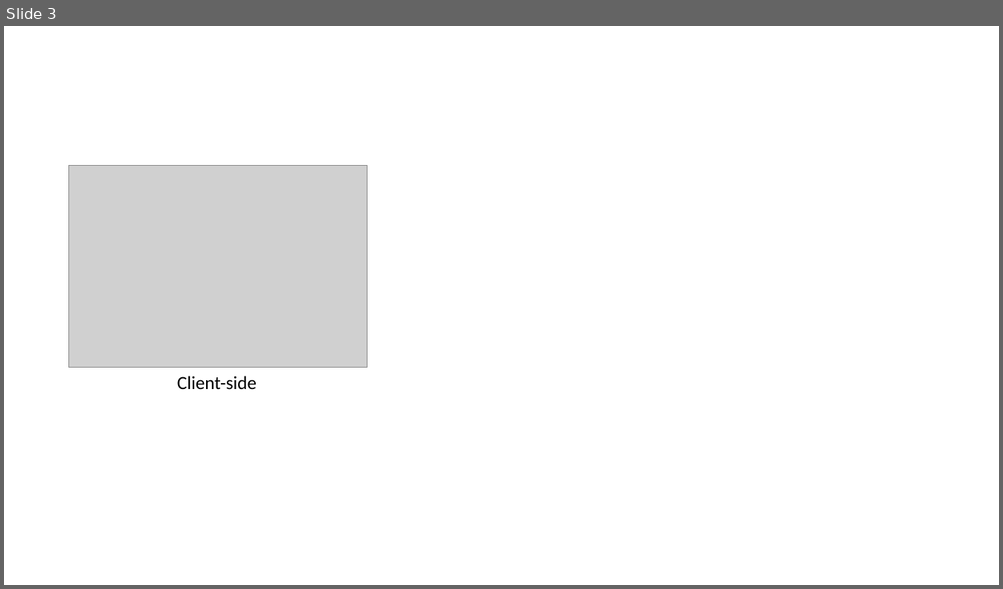
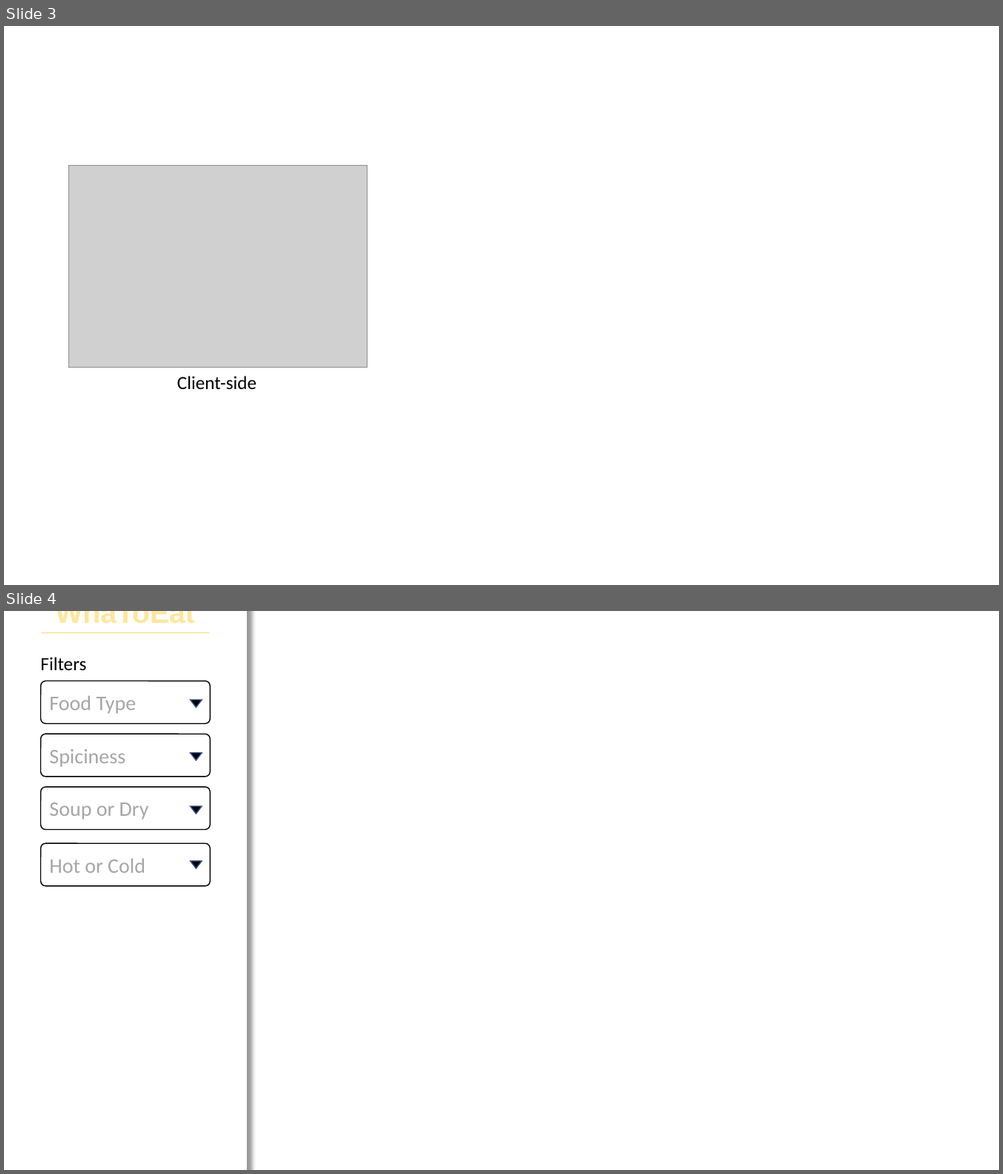
Before and after one commit to Zephyrtmh/WhatoEat, a slide deck: WhaToEat Concept.pptx. Shown one above the other, each under a label of ours: slide 3 before the commit, slides 3 and 4 after it. The pictures are 1003x589 and 1003x1174 pixels, drawn with LibreOffice and Linux fonts; fonts in the diff are those of the drawing; grey boxes stand for pictures. Boxes give left, top, right and bottom in pixels: in the first picture for what was removed or moved away, otherwise in the second. Text is boxed around its words. In the diff, an @@ line names an element or a change of style, - is before the commit and + after.

```diff
--- a/WhaToEat Concept.pptx
+++ b/WhaToEat Concept.pptx
@@ slide 4 added at [4, 611, 999, 1170], background #FFFFFF @@
@@ rectangle added at [4, 611, 247, 1170], fill #FFFFFF @@
@@ line added from (40, 632) to (210, 632), #FFD966 0.5 pt @@
@@ text added at [40, 657, 86, 671], 18 pt, text #000000 @@
+Filters
@@ rounded rectangle added at [40, 681, 210, 723], fill #FFFFFF, outline #000000 1 pt, 20 pt, text #A6A6A6 @@
+Food Type
@@ triangle added at [190, 700, 202, 707], fill #000000, outline #325491 1 pt @@
@@ rounded rectangle added at [40, 734, 210, 777], fill #FFFFFF, outline #000000 1 pt, 20 pt, text #A6A6A6 @@
+Spiciness
@@ triangle added at [190, 753, 202, 760], fill #000000, outline #325491 1 pt @@
@@ rounded rectangle added at [40, 787, 210, 829], fill #FFFFFF, outline #000000 1 pt, 20 pt, text #A6A6A6 @@
+Soup or Dry
@@ triangle added at [190, 806, 202, 814], fill #000000, outline #325491 1 pt @@
@@ rounded rectangle added at [40, 844, 210, 886], fill #FFFFFF, outline #000000 1 pt, 20 pt, text #A6A6A6 @@
+Hot or Cold
@@ triangle added at [190, 861, 202, 869], fill #000000, outline #325491 1 pt @@
```
Also in this commit, not shown: 1 slide changed, 16 other files.
